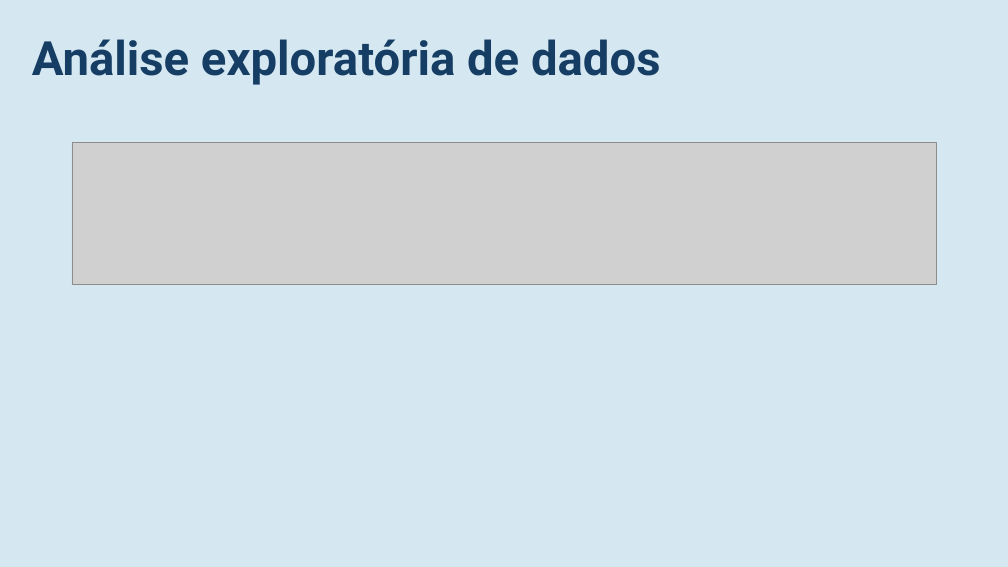
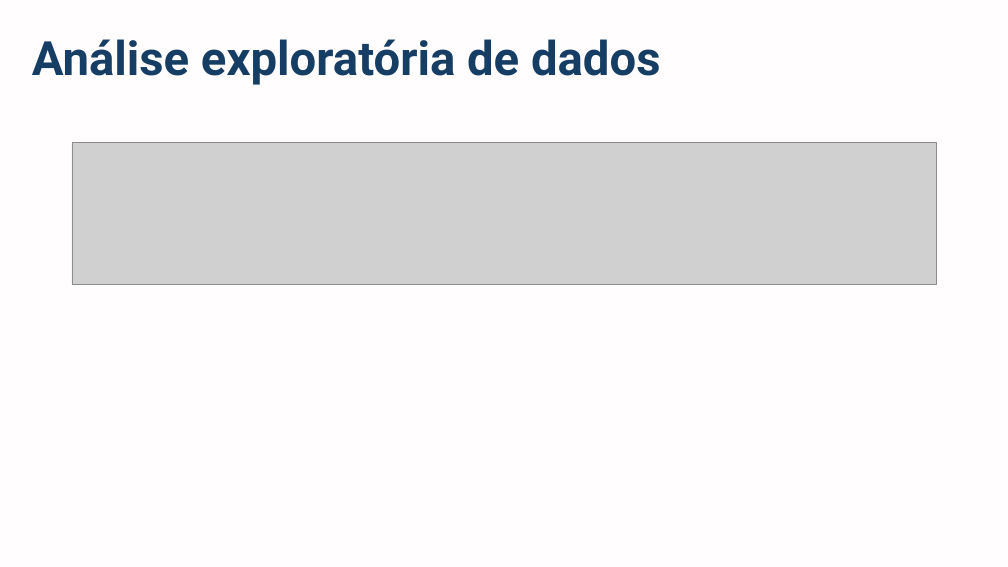
Before and after one commit to miguelamoreira/wineNotebook, a slide deck: slide 3 of apresentacao.pptx (slide 9 before the commit). Drawn at 1008x567 pixels with LibreOffice and Linux fonts; fonts in the diff are those of the drawing; grey boxes stand for pictures. Boxes give left, top, right and bottom in pixels: in the first picture for what was removed or moved away, otherwise in the second. Text is boxed around its words. In the diff, an @@ line names an element or a change of style, - is before the commit and + after.

```diff
--- a/apresentacao.pptx
+++ b/apresentacao.pptx
@@ background #D5E8F2 to #FFFDFD @@
```
Also in this commit, not shown: 2 other slides changed, 1 slide added, 1 other file.
